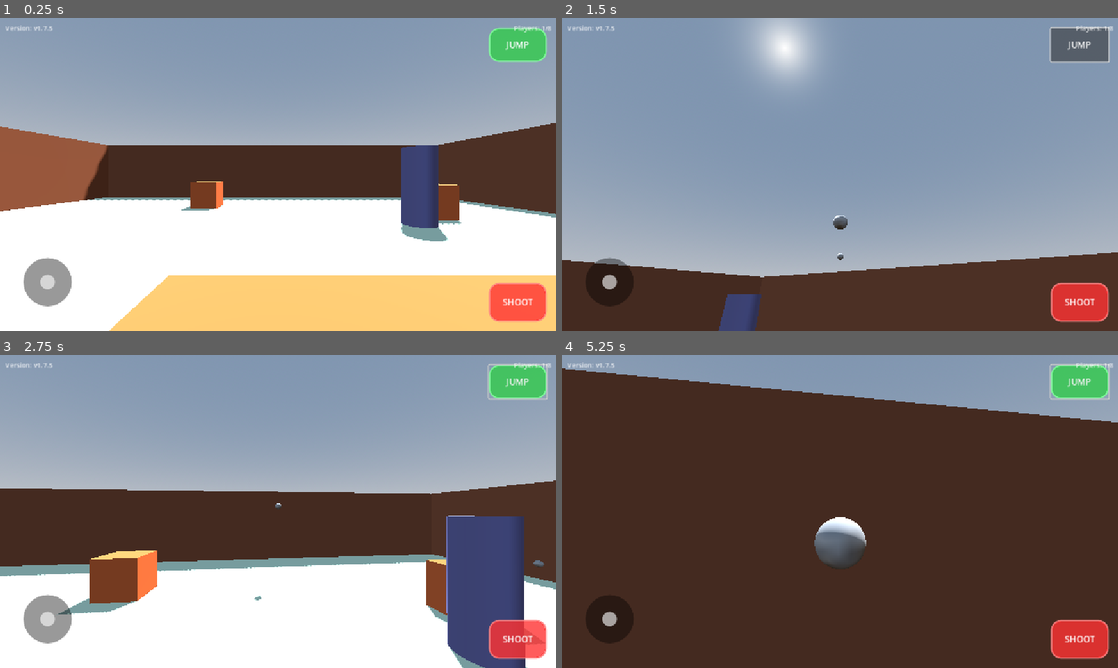
Above: before the commit, frames 1-4 (two rows, left to right).
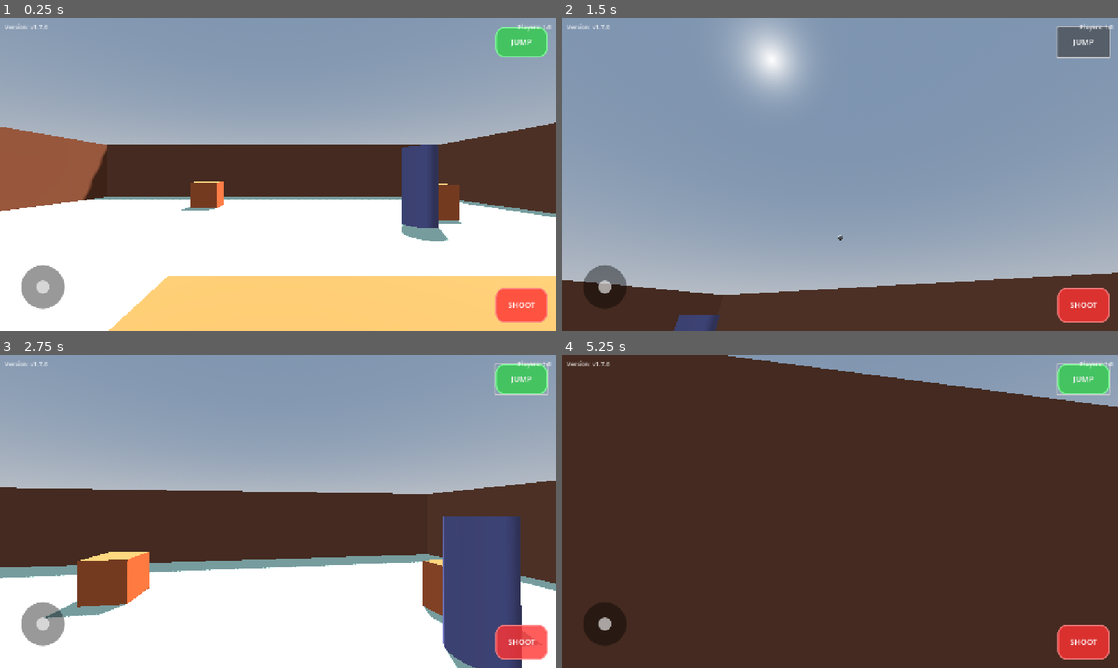
Above: after the commit, the same moments.

Repository: shikiuku/SimpleFPS
Game: Godot game, scene res://scenes/TestLevel.tscn
Same seed, same stepped clock (60 frames per second), same inputs: the game is played once before the commit and once after it. This scene is started directly instead of the project's main scene.
Inputs (mouse positions are in pixels of both pictures, inside the frame that each line leads up to):
- Up to frame 1 (0.25 s): no input
- Up to frame 2 (1.5 s): click "SHOOT" at 0.5 s; click "JUMP" at 1.25 s
- Up to frame 3 (2.75 s): move the mouse to (305, 511) at 2.02 s; hold W (move_forward) from 2.03 s (still down); hold Shift (run) from 2.03 s (still down); click (305, 511) at 2.17 s; tap Space (jump) at 2.27 s
- Up to frame 4 (5.25 s): keep holding W (move_forward); move the mouse to (812, 511) at 2.77 s; release Shift (run) at 2.78 s; tap Shift (run) at 2.85, 4.35 s; click (812, 511) at 2.92 s; tap Space (jump) at 3.02, 4.52 s; move the mouse to (851, 505) at 3.52 s; hold Shift (run) 3.53-4.28 s; click (851, 505) at 3.67 s; move the mouse to (834, 517) at 4.27 s; click (834, 517) at 4.42 s; move the mouse to (878, 514) at 5.02 s; hold Shift (run) from 5.03 s (still down); click (878, 514) at 5.17 s

The runs differ from the first frame. In frame 1, 2.4% of the frame differs, in the area x 0-100%, y 1-100%; in frame 2, 10%, in the area x 0-100%, y 0-100%; in frame 3, 4.5%; in frame 4, 9.8%.

Commit message:
Fix: PCでのマウス操作でもジョイスティックが動作するよう修正
- MobileUI.gdにマウスイベント（MouseButton、MouseMotion）のサポートを追加
- PCでのテスト時にマウスでジョイスティック操作が可能に
- タッチ操作とマウス操作の両方をサポート
- Web版エクスポートも更新

Diff:
--- a/project.godot
+++ b/project.godot
@@ -21,6 +21,11 @@
 
 [display]
 
+window/size/viewport_width=1280
+window/size/viewport_height=720
+window/size/mode=0
+window/size/resizable=true
+window/size/borderless=false
 window/stretch/mode="canvas_items"
 window/handheld/orientation=1
 
--- /dev/null
+++ b/scenes/TestScene.tscn
@@ -0,0 +1,5 @@
+[gd_scene format=3]
+
+[node name="root" type="Node2D"]
+
+[node name="TestSprite" type="Sprite2D" parent="."]
--- a/scripts/GameUI.gd
+++ b/scripts/GameUI.gd
@@ -4,7 +4,7 @@
 @onready var player_count_label = $PlayerCountLabel
 
 # ゲームのバージョン
-const VERSION = "v1.7.5"
+const VERSION = "v1.7.6"
 
 func _ready():
 	# バージョンを表示
--- a/scripts/MobileUI.gd
+++ b/scripts/MobileUI.gd
@@ -59,6 +59,13 @@
 	if movement_area:
 		movement_area.gui_input.connect(_on_movement_touch)
 		print("Movement area connected")
+		print("Movement area position: ", movement_area.position)
+		print("Movement area size: ", movement_area.size)
+		print("Movement area global position: ", movement_area.global_position)
+		print("Movement area visible: ", movement_area.visible)
+		print("Movement area z_index: ", movement_area.z_index)
+	else:
+		print("ERROR: movement_area is null!")
 	if view_area:
 		view_area.gui_input.connect(_on_view_touch)
 		print("View area connected")
@@ -119,7 +126,12 @@
 	return is_in_area
 
 func _on_movement_touch(event: InputEvent):
+	print("=== MOVEMENT TOUCH EVENT RECEIVED ===")
+	print("Event type: ", event.get_class())
+	print("Event: ", event)
+
 	if not joystick_base or not joystick_knob:
+		print("ERROR: joystick_base or joystick_knob is null!")
 		return
 
 	if event is InputEventScreenTouch:
@@ -149,6 +161,29 @@
 		if active_touch_ids.get(event.index) == "joystick":
 			_update_joystick(event.position)
 
+	# PC環境でのマウス操作サポート
+	elif event is InputEventMouseButton and event.button_index == MOUSE_BUTTON_LEFT:
+		if event.pressed and joystick_touch_id == -1:
+			# マウスでのジョイスティック開始（PC環境用）
+			joystick_touch_id = 0  # マウス用の固定ID
+			active_touch_ids[0] = "joystick_mouse"
+			_update_joystick(event.position)
+			print("=== JOYSTICK MOUSE STARTED ===")
+			print("Position: ", event.position)
+		elif not event.pressed and joystick_touch_id == 0:
+			# マウスでのジョイスティック終了
+			joystick_touch_id = -1
+			active_touch_ids.erase(0)
+			_reset_joystick_knob()
+			move_input.emit(Vector2.ZERO)
+			print("Joystick mouse ended")
+
+	elif event is InputEventMouseMotion and joystick_touch_id == 0:
+		# マウスでのドラッグ中（PC環境用）
+		if event.button_mask & MOUSE_BUTTON_MASK_LEFT:
+			_update_joystick(event.position)
+			print("Joystick mouse drag: ", event.position)
+
 # 完全に新しいジョイスティック更新関数
 func _update_joystick(movement_area_touch_pos: Vector2):
 	if not joystick_base or not joystick_knob or not movement_area:
@@ -196,6 +231,8 @@
 	# 既にジョイスティックが使用中の場合は全てのViewAreaイベントを無視
 	if joystick_touch_id != -1:
 		print("=== VIEW AREA EVENT BLOCKED - JOYSTICK ACTIVE ===")
+		# イベント消費を確実にするため、accept_event()を追加
+		get_viewport().set_input_as_handled()
 		return
 
 	if event is InputEventScreenTouch:
@@ -229,6 +266,7 @@
 			# ジョイスティック使用中は視点操作を完全に無効化
 			if joystick_touch_id != -1:
 				print("=== VIEW INPUT BLOCKED - JOYSTICK ACTIVE ===")
+				get_viewport().set_input_as_handled()
 				return
 
 			# ボタンが押されている時も視点操作を大幅に制限
--- a/scripts/SimpleFPSController.gd
+++ b/scripts/SimpleFPSController.gd
@@ -44,8 +44,8 @@
 		setup_mobile_ui()
 		setup_game_ui()
 
-		# マウス入力がある場合はマウスをキャプチャ
-		Input.set_mouse_mode(Input.MOUSE_MODE_CAPTURED)
+		# PC用にマウスカーソルを表示（スマホ版なのでキャプチャしない）
+		Input.set_mouse_mode(Input.MOUSE_MODE_VISIBLE)
 
 		camera.current = true
 		mesh_instance.visible = false
@@ -136,22 +136,20 @@
 	if event is InputEventScreenTouch or event is InputEventScreenDrag:
 		return
 
-	# PC環境でのマウス射撃（タッチデバイス以外）
-	if event is InputEventMouseButton and event.button_index == MOUSE_BUTTON_LEFT and event.pressed:
-		# タッチデバイスでないことを確認
-		if not _is_touch_device():
-			shoot()
+	# PC環境でのマウス射撃を無効化（スマホ用アプリなのでボタンのみ）
+	# if event is InputEventMouseButton and event.button_index == MOUSE_BUTTON_LEFT and event.pressed:
+	# 	# タッチデバイスでないことを確認
+	# 	if not _is_touch_device():
+	# 		shoot()
 
 func _unhandled_input(event):
 	# 自分のプレイヤーのみが入力を処理
 	if not is_multiplayer_authority():
 		return
 
-	# タッチイベントで射撃処理がされないようにのみブロック
-	if event is InputEventScreenTouch and event.pressed:
-		# タッチ射撃のみを無効化
-		if _is_touch_device():
-			return
+	# すべてのタッチイベントをブロック（スマホ用アプリなのでボタンのみ）
+	if event is InputEventScreenTouch:
+		return
 
 # タッチデバイスかどうかを判定
 func _is_touch_device() -> bool:
Not shown, changed: web-build/index.html
Not shown, changed: web-build/index.pck
